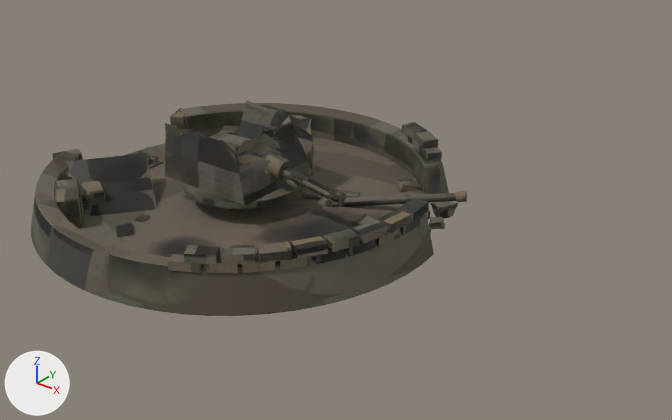
One commit to the glTF model game/models/biome2/a01_battery_gun_broken.glb: the scene before it, then after it.
The view is the same before and after, from a 50 mm camera at (1.406, -1.418, 0.949) aimed at (0.236, 0.045, 0.042). The axes (+X, +Y, +Z) are drawn at lower left. The lights are the same throughout. The picture after the commit comes second. Vertices at exactly the same position are counted once.

Names of what the first picture shows: 'body.001'.
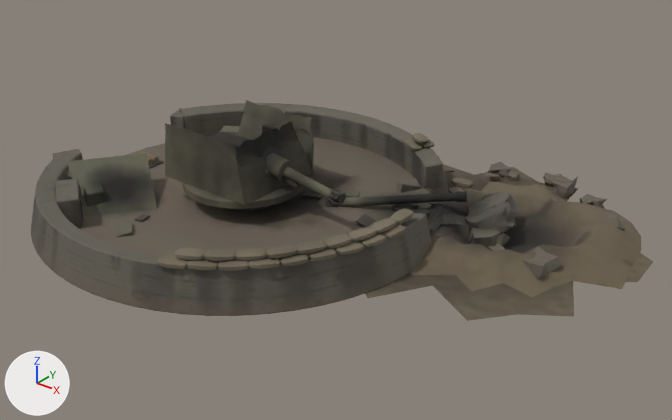
What differs and where, as boxes [x1, y1, x2, y2] in the pictures (672 x 420 px):
'body.001', reshaped (43% wider)
    before: [31, 100, 467, 316]
    after: [31, 100, 653, 321]
part 1 of me_floor_001, rebuilt
    before: [311, 249, 345, 264]
    after: [309, 248, 336, 261]
part 2 of me_floor_001, rebuilt (26% narrower, 38% shorter)
    before: [323, 229, 360, 252]
    after: [324, 234, 351, 248]
part 3 of me_floor_001, rebuilt (22% narrower, 40% shorter)
    before: [352, 220, 388, 244]
    after: [348, 227, 376, 241]
part 4 of me_floor_001, rebuilt
    before: [408, 136, 420, 150]
    after: [420, 139, 435, 147]
part 5 of me_floor_001, rebuilt
    before: [242, 253, 275, 273]
    after: [248, 257, 280, 269]
part 6 of me_floor_001, rebuilt (11% narrower, 36% shorter)
    before: [257, 242, 292, 263]
    after: [266, 245, 297, 258]
part 7 of me_floor_001, rebuilt
    before: [277, 252, 312, 270]
    after: [280, 253, 308, 266]
part 8 of me_floor_001, rebuilt (21% narrower, 42% shorter)
    before: [291, 236, 328, 259]
    after: [296, 241, 325, 254]
part 9 of me_floor_001, built on
    before: [168, 122, 442, 273]
    after: [158, 133, 653, 321]
part 10 of me_floor_001, surface changed
    both: [33, 100, 467, 315]

What changed in the scene script:
```text
Change me_floor_001:
    used by ob_body_001; location = (0.0, 0.0, 0.0)
    remove me_floor_001.from_pydata(...)  # 2617 vertices, 4940 faces; spans x -0.444..0.486, y -0.486..0.486, z -0.004..0.204
    add me_floor_001.from_pydata(...)  # 4612 vertices, 8686 faces; spans x -0.444..0.864, y -0.486..0.597, z -0.018..0.204
    me_floor_001 part 1: the loose piece of 8 vertices spanning x 0.377..0.436, y -0.232..-0.161, z 0.085..0.105 is rebuilt with 26 vertices and now spans x 0.387..0.43, y -0.237..-0.185, z 0.091..0.103
    me_floor_001 part 2: the loose piece of 8 vertices spanning x 0.391..0.447, y -0.202..-0.133, z 0.103..0.123 is rebuilt with 26 vertices and now spans x 0.391..0.431, y -0.196..-0.143, z 0.103..0.116
    me_floor_001 part 3: the loose piece of 8 vertices spanning x 0.415..0.464, y -0.137..-0.069, z 0.103..0.123 is rebuilt with 26 vertices and now spans x 0.412..0.448, y -0.145..-0.087, z 0.104..0.116
    me_floor_001 part 4: the loose piece of 8 vertices spanning x 0.189..0.26, y 0.361..0.422, z 0.085..0.105 is rebuilt with 26 vertices and now spans x 0.215..0.268, y 0.369..0.415, z 0.091..0.103
    me_floor_001 part 5: the loose piece of 8 vertices spanning x 0.297..0.364, y -0.342..-0.273, z 0.085..0.105 is rebuilt with 26 vertices and now spans x 0.317..0.371, y -0.334..-0.278, z 0.091..0.103
    me_floor_001 part 6: the loose piece of 8 vertices spanning x 0.318..0.384, y -0.319..-0.249, z 0.103..0.123 is rebuilt with 26 vertices and now spans x 0.33..0.38, y -0.297..-0.242, z 0.103..0.116
    me_floor_001 part 7: the loose piece of 8 vertices spanning x 0.341..0.405, y -0.29..-0.22, z 0.085..0.105 is rebuilt with 26 vertices and now spans x 0.356..0.403, y -0.287..-0.234, z 0.091..0.103
    me_floor_001 part 8: the loose piece of 8 vertices spanning x 0.359..0.421, y -0.264..-0.193, z 0.103..0.123 is rebuilt with 26 vertices and now spans x 0.363..0.409, y -0.249..-0.193, z 0.104..0.116
    me_floor_001 part 9: 96 vertices removed from x 0.162..0.471, y -0.422..0.436, z 0.085..0.123; 1947 vertices added at x 0.103..0.864, y -0.433..0.597, z -0.018..0.116
    me_floor_001 part 10: 4699 kept faces spanning x -0.444..0.486, y -0.486..0.486, z -0.004..0.204 get new texture (UV) coordinates
```
